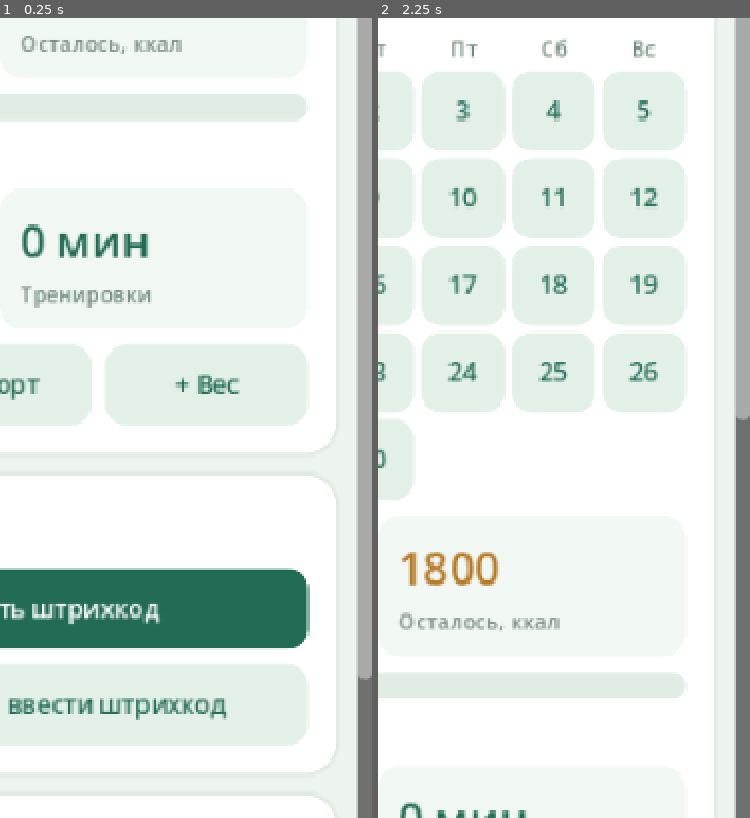
Above: before the commit, frames 1-2 (left to right).
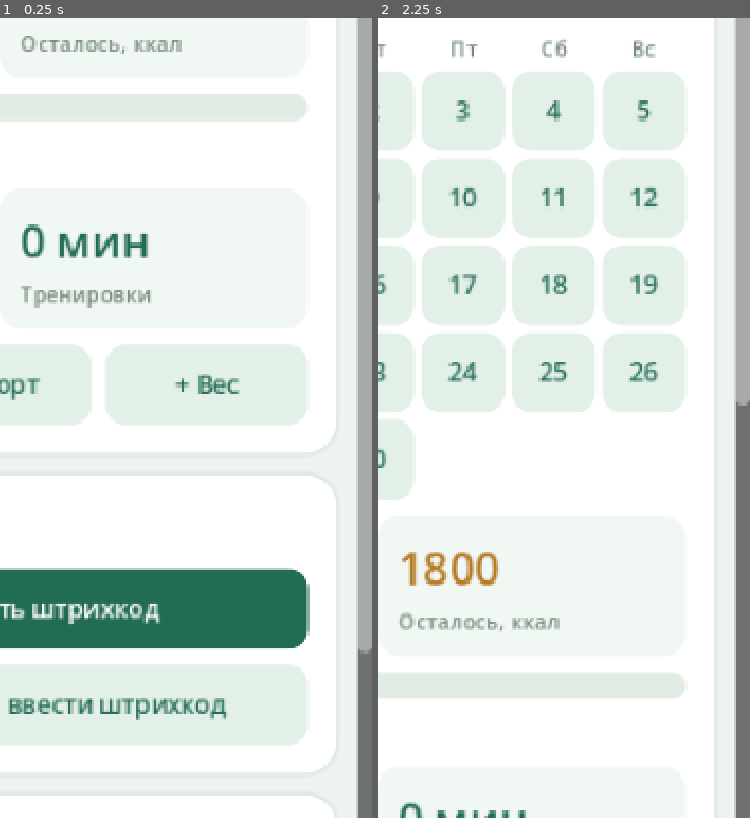
Above: after the commit, the same moments.

Repository: Domenklay/My_balance
Game: Godot game, scene res://main.tscn
Same seed, same stepped clock (60 frames per second), same inputs: the game is played once before the commit and once after it.
Inputs:
- Up to frame 1 (0.25 s): no input
- Up to frame 2 (2.25 s): click "◀" at 0.5 s; click "▶" at 1.25 s; click "▸ Открыть календарь" at 2 s
The pictures show only the part of the screen within x 50-100%, y 33-83%; the shares and areas given below are measured in that part.

The runs differ from the first frame. In frame 1, 0.1% of the frame differs, in the area x 96-100%, y 78-83%; in frame 2, less than 0.1%.

Commit message:
Show autosave state under diary notes and close Android keyboard when dismissing food card

Diff:
--- a/godot/src/main.gd
+++ b/godot/src/main.gd
@@ -22,6 +22,7 @@
 var scroll: ScrollContainer
 var food_entry_card: VBoxContainer
 var note_save_timer: Timer
+var note_status_label: Label
 var calendar_expanded: bool = false
 var food_form_expanded: bool = false
 var settings_page: String = "main"
@@ -112,7 +113,15 @@
     note_save_timer = Timer.new()
     note_save_timer.wait_time = 0.6
     note_save_timer.one_shot = true
-    note_save_timer.timeout.connect(func(): store.save())
+    note_save_timer.timeout.connect(func():
+        if store.save():
+            if is_instance_valid(note_status_label):
+                note_status_label.text = "✓  Заметка сохранена"
+        else:
+            if is_instance_valid(note_status_label):
+                note_status_label.text = "Не удалось сохранить заметку"
+            _message("Не удалось сохранить заметку. Сохрани резервную копию дневника.")
+    )
     add_child(note_save_timer)
     _make_tabs()
     _setup_toast()
@@ -699,9 +708,12 @@
     _bind_field_focus(notes)
     notes.text_changed.connect(func():
         store.data["notes"][date] = notes.text
+        if is_instance_valid(note_status_label):
+            note_status_label.text = "Сохранение…"
         note_save_timer.start()
     )
     notes_card.add_child(notes)
+    note_status_label = _label(notes_card, "Заметка сохраняется автоматически", 12, MUTED)
 
 func _jump_to_food() -> void:
     # Follow any pending card-rebuild and saved scroll restoration.
@@ -854,7 +866,10 @@
     var message = _label(column, "", 12, ACCENT)
     message.visible = false
     var actions = _row(column)
-    var cancel = _button(actions, "Отмена", func(): veil.queue_free(), true)
+    var cancel = _button(actions, "Отмена", func():
+        _hide_keyboard_and_focus()
+        veil.queue_free()
+    , true)
     cancel.name = "ProductSheetCancel"
     var confirm = _button(actions, accept_label, Callable())
     confirm.name = "ProductSheetConfirm"
